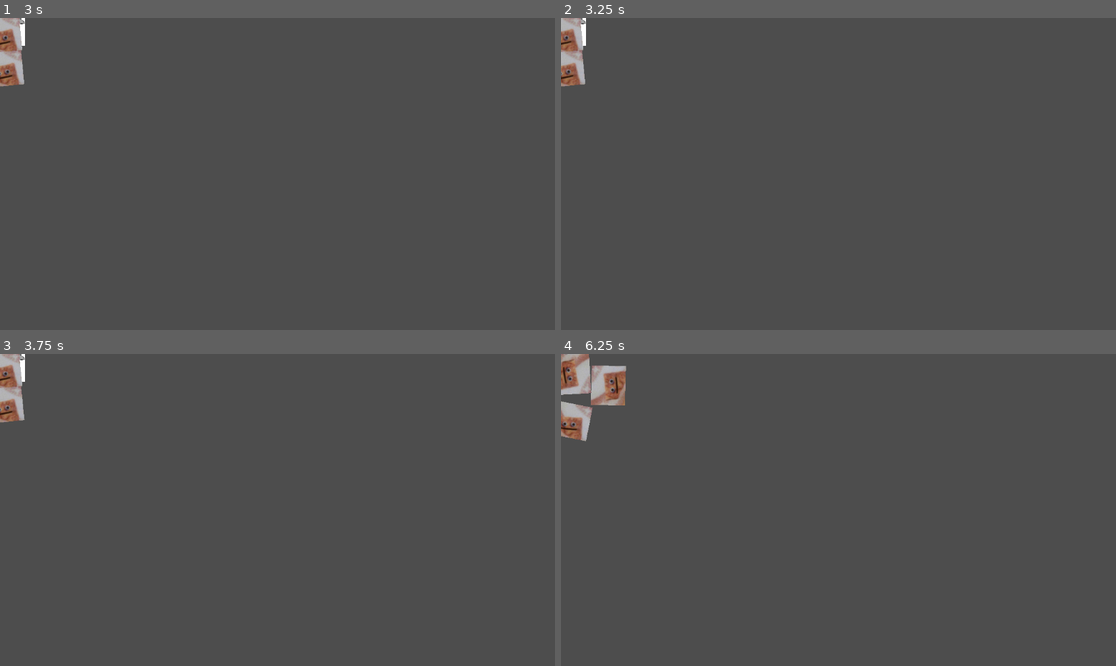
Above: before the commit, frames 1-4 (two rows, left to right).
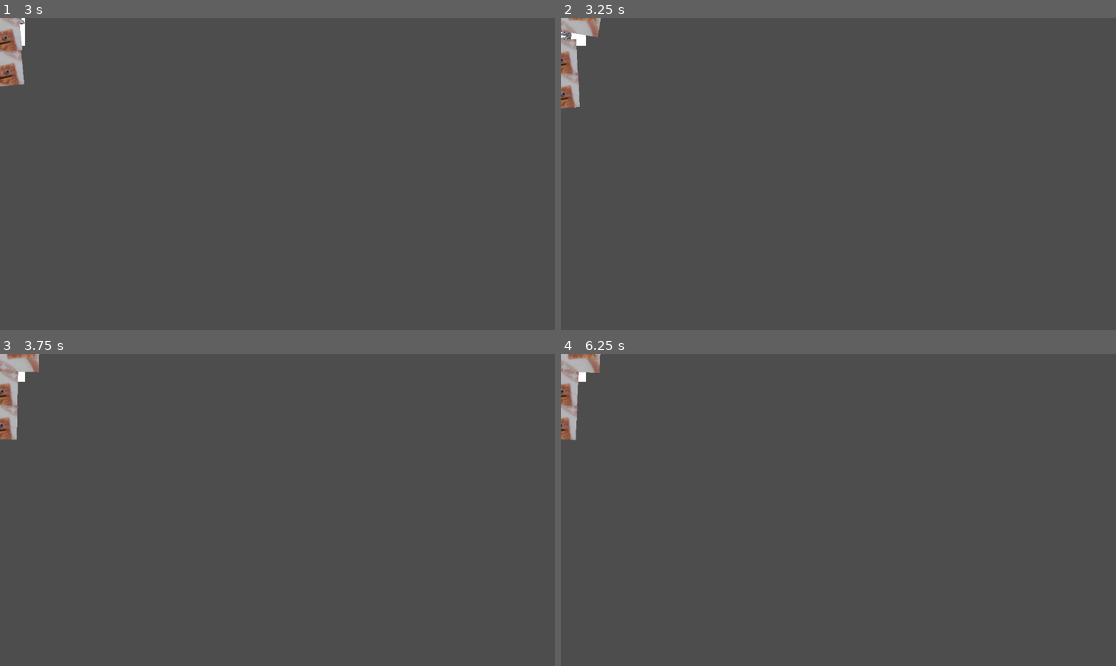
Above: after the commit, the same moments.

Repository: davidelrosas/tawwwars
Game: Godot game, scene res://prefabs/spawner.tscn
Two runs of this game, one before a commit and one after it. Both use one fixed random seed, a clock stepped at 60 frames per second and the inputs below. The project has no main scene, so this scene is started directly.
Inputs (mouse positions are in pixels of both pictures, inside the frame that each line leads up to):
- Up to frame 1 (3 s): tap Enter at 0.5, 2 s; move the mouse to (399, 158) at 0.52 s; tap Q (ActionSet1) at 0.6, 2.85 s; tap Space at 1.25, 2.75 s; move the mouse to (166, 189) at 1.27 s; tap W (ActionSet2) at 1.35 s; move the mouse to (333, 105) at 2.02 s; tap E (ActionSet3) at 2.1 s; move the mouse to (249, 236) at 2.77 s
- Up to frame 2 (3.25 s): no input
- Up to frame 3 (3.75 s): move the mouse to (444, 556) at 3.52 s; tap W (ActionSet2) at 3.6 s
- Up to frame 4 (6.25 s): move the mouse to (672, 463) at 4.27 s; tap E (ActionSet3) at 4.35 s; move the mouse to (866, 510) at 5.02 s; tap Q (ActionSet1) at 5.1 s; move the mouse to (755, 432) at 5.77 s; tap W (ActionSet2) at 5.85 s

Frame 1 is identical in both runs. In frame 2, 1.1% of the frame differs, in the area x 0-8%, y 0-29%; in frame 3, 1.0%; in frame 4, 2.0%, in the area x 0-12%, y 0-29%.

Commit message:
cleaned up code and added enemy spawn scheduling

Diff:
--- a/scripts/Beam.gd
+++ b/scripts/Beam.gd
@@ -1,7 +1,8 @@
 extends Node2D
 
-var rps : float = 3
-var active_angle : float = PI/6
+@export_group("Beam Properties")
+@export var rps : float = 3
+@export var active_angle : float = PI/6
 @export var working_range : float = 800
 
 func set_bpm(bpm):
@@ -14,14 +15,11 @@
 	return beam_normal().angle_to(global_position-pos)
 
 func in_zone(pos : Vector2) -> bool:
-
 	return (abs(angle_to(pos)) <= active_angle) and (pos-global_position).length_squared() < working_range*working_range
 
-# Called when the node enters the scene tree for the first time.
 func _ready():
 	pass
 
-# Called every frame. 'delta' is the elapsed time since the previous frame.
 func _process(delta):
 	rotate(PI * delta * rps)
 	pass
--- a/scripts/enemy.gd
+++ b/scripts/enemy.gd
@@ -1,19 +1,19 @@
 extends RigidBody2D
 
+@export_group("Enemy properties")
 @export var target : Vector2 = Vector2(0,0)
-var speed = 1000
-var acc = 100
-# Called when the node enters the scene tree for the first time.
+@export var speed = 1000
+@export var acceleration = 100
+
 func _ready():
-	pass # Replace with function body.
+	pass
 
-# Called every frame. 'delta' is the elapsed time since the previous frame.
 func _process(delta):
 	var to_target = target - global_position
 	to_target = to_target.normalized()
 	if to_target.dot(linear_velocity) <= 0:
 		to_target *= 3
-	apply_central_force(to_target*acc)
+	apply_central_force(to_target*acceleration)
 	var curspeed = linear_velocity.length_squared()
 	if curspeed > speed*speed:
 		linear_velocity *= (speed / sqrt(curspeed))
--- a/scripts/spawner.gd
+++ b/scripts/spawner.gd
@@ -1,12 +1,23 @@
 extends Node2D
 
-var period = 2
 var elapsed = 0
-var spawnarea = position
+var spawnarea = global_position
 @export var enemy_target : Vector2 = Vector2(0,0)
 @export var concurrent_spawns : int = 10
 
+@export var spawn_schedule : String = "mob:3,mib:1#2/mob:1,mib:1#1"
+@export var loop_spawns : bool
+
+var sp_sch
+
+var schedule_index = 0
+
 var spawned = []
+
+static var enemy_types = {
+	"mob" : preload("res://prefabs/enemy.tscn"),
+	"mib" : preload("res://prefabs/enemy.tscn")
+}
 
 func n_can_spawn() -> int:
 	return concurrent_spawns - spawned.size()
@@ -14,18 +25,15 @@
 # spawnlist example: "mob:3,orc:2"
 func spawn_enemy(spawnlist, target):
 	spawnlist = spawnlist.split(",")
-	var proto
+	var newmob_type
 	for x in spawnlist:
 		var spawngroup = x.split(":")
-		match spawngroup[0]:
-			"mob":
-				proto = preload("res://prefabs/enemy.tscn")
-			"mib":
-				proto = preload("res://prefabs/enemy.tscn")
-			_:
-				print("invalid enemy type")
+		if enemy_types.has(spawngroup[0]):
+			newmob_type = enemy_types[spawngroup[0]]
+		else:
+			print("trying to spawn invalid enemy type")
 		for y in range(min(spawngroup[1].to_int(),n_can_spawn())):
-			var newmob = proto.instantiate()
+			var newmob = newmob_type.instantiate()
 			newmob.global_position = spawnarea
 			newmob.target = enemy_target
 			spawned.push_back(newmob)
@@ -33,17 +41,26 @@
 	pass
 
 func spread(enemylist):
-
 	pass
 
-# Call this function to spawn a new node
-func _ready():
+func set_spawnschedule(schedule : String):
+	sp_sch = schedule.split("/")
 	pass
 
-# Called every frame. 'delta' is the elapsed time since the previous frame.
+func _ready():
+	set_spawnschedule(spawn_schedule)
+	pass
+
 func _process(delta):
 	elapsed += delta
-	if (elapsed>=period):
-		elapsed-= period
-		spawn_enemy("mob:3,mib:1",enemy_target)
+
+	if (schedule_index < sp_sch.size()):
+		var cur = sp_sch[schedule_index].split("#")
+		var curperiod = cur[1].to_float()
+		if curperiod < elapsed:
+			elapsed -= curperiod
+			spawn_enemy(cur[0],enemy_target)
+			schedule_index += 1
+			if loop_spawns and schedule_index >= sp_sch.size():
+				schedule_index -= sp_sch.size()
 	pass
Binary file removed: assets/sprites/potato.png
